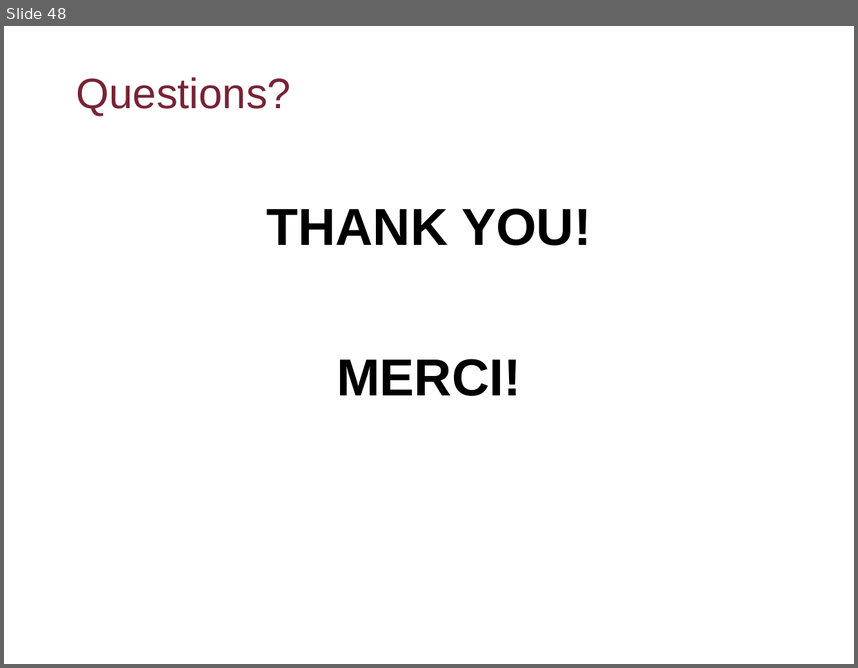
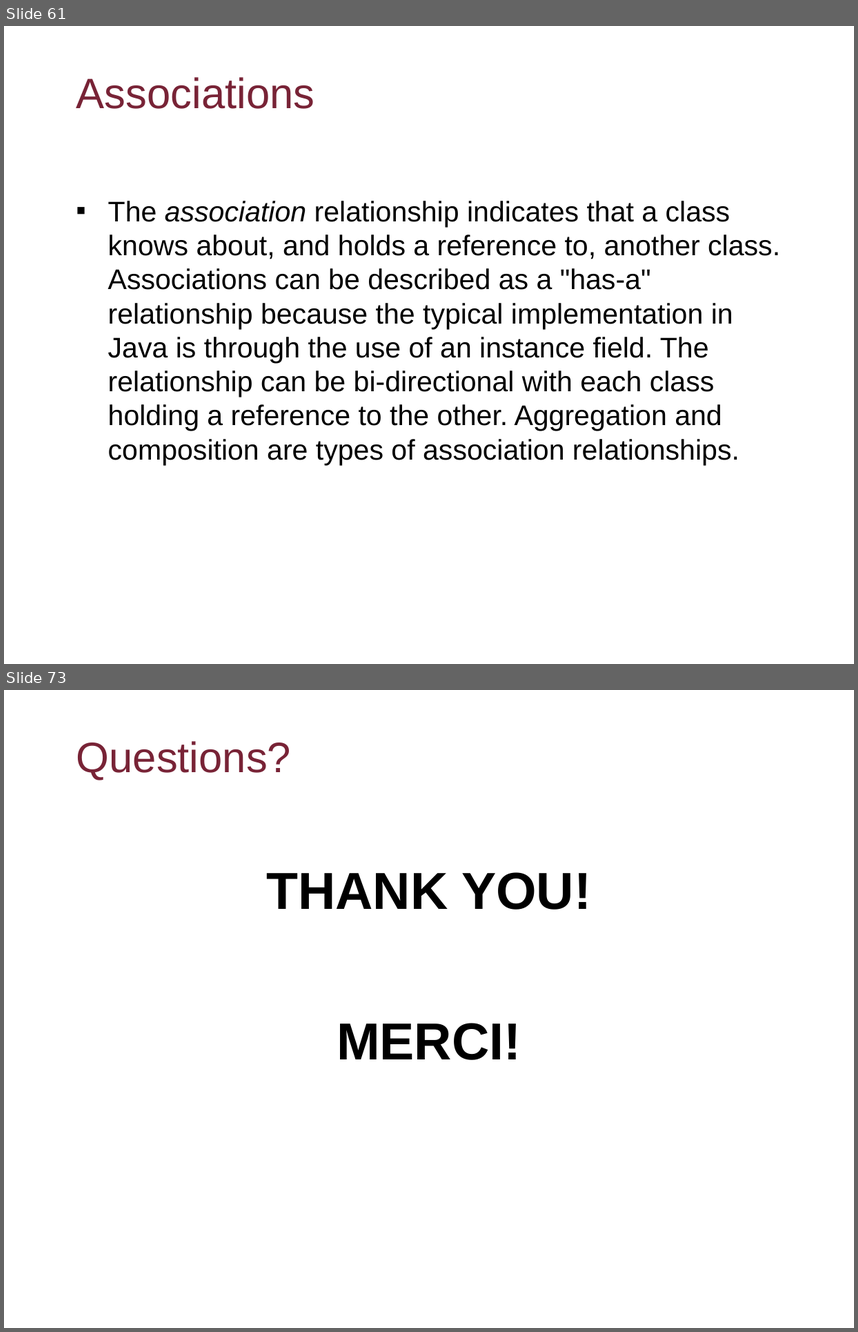
Before and after one commit to flyworker/java-workshop, a slide deck: Advanced Java Workshop-Concordia.ppt. Shown one above the other, each under a label of ours: slide 48 before the commit, slides 61 and 73 after it; the slides between them are not shown. The pictures are 858x668 and 858x1332 pixels, drawn with LibreOffice and Linux fonts; fonts in the diff are those of the drawing; background and template pictures are left out. Boxes give left, top, right and bottom in pixels: in the first picture for what was removed or moved away, otherwise in the second. Text is boxed around its words. In the diff, an @@ line names an element or a change of style, - is before the commit and + after.

```diff
--- a/Advanced Java Workshop-Concordia.ppt
+++ b/Advanced Java Workshop-Concordia.ppt
@@ slide 61 added at (4, 26, 854, 664), background picture (left out) @@
@@ title added at (76, 77, 315, 109), 36 pt, text #782336 @@
+Associations
@@ text added at (108, 201, 780, 465), 24 pt, text #000000 @@
+▪ The association relationship indicates that a class knows about, and holds a reference to, another class. Associations can be described as a "has-a" relationship because the typical implementation in Java is through the use of an instance field. The relationship can be bi-directional with each class holding a reference to the other. Aggregation and composition are types of association relationships.
@@ what was slide 48 is now slide 73 @@
```
Also in this commit, not shown: 24 other slides added, 9 other files.
